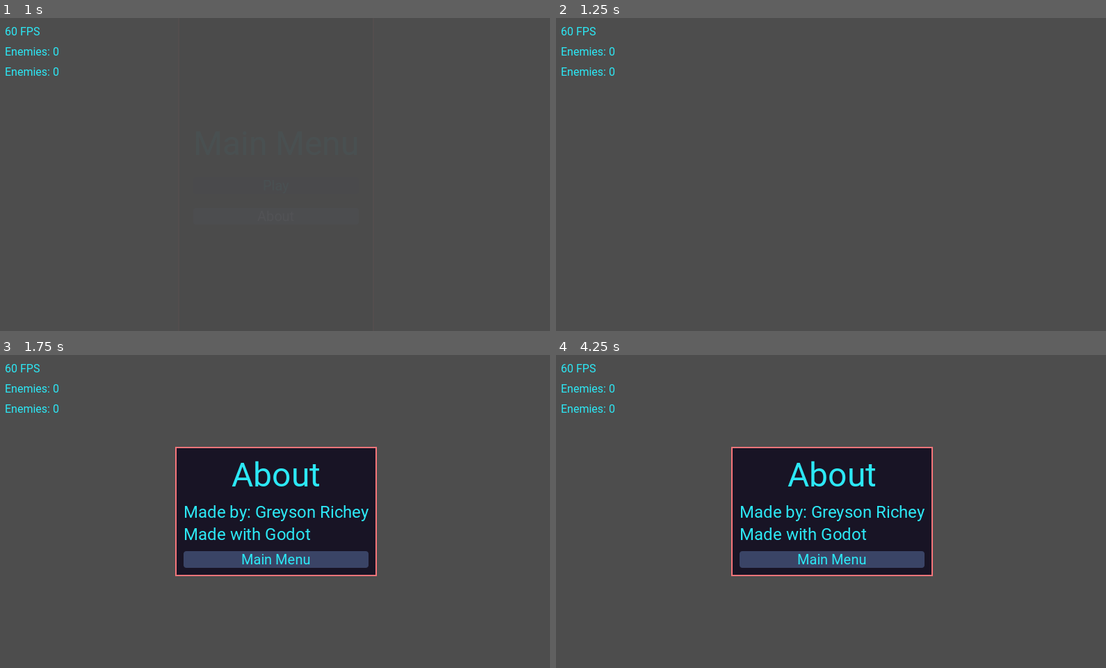
Above: before the commit, frames 1-4 (two rows, left to right).
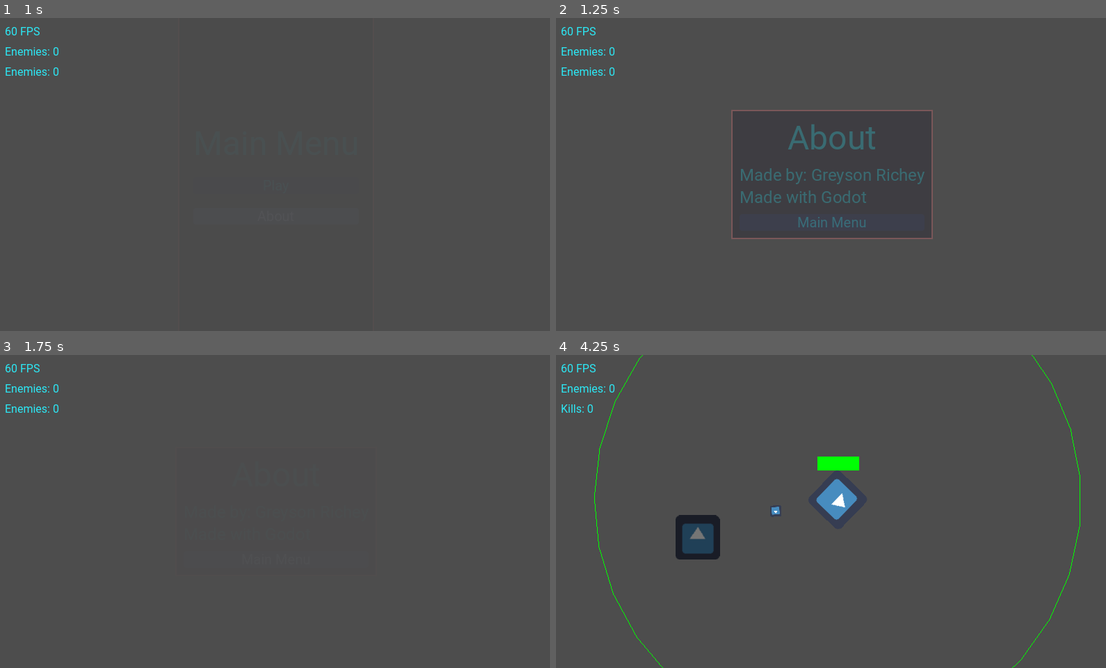
Above: after the commit, the same moments.

Repository: Bloodyaugust/ld-54
Game: Godot game, scene res://scenes/main.tscn
Same seed, same stepped clock (60 frames per second), same inputs: the game is played once before the commit and once after it. The engine's default icon, where the game draws it, is replaced by a stand-in: a white triangle on a blue panel in a dark square.
Inputs (mouse positions are in pixels of both pictures, inside the frame that each line leads up to):
- Up to frame 1 (1 s): click "About" at 0.5 s
- Up to frame 2 (1.25 s): no input
- Up to frame 3 (1.75 s): click (275, 558) at 1.25 s, where only the run after the commit has a clickable "Main Menu"
- Up to frame 4 (4.25 s): click (831, 524) at 2 s, where only the run after the commit has a clickable "Play"; tap Enter at 2.75 s; move the mouse to (952, 495) at 2.77 s; hold Right (ui_right) 2.78-3.5 s; click (952, 495) at 2.92 s; drag from (721, 527) to (803, 574) at 3.52 s

Frame 1 is identical in both runs. In frame 2, 1.5% of the frame differs, in the area x 31-69%, y 29-71%; in frame 3, 14%; in frame 4, 17%, in the area x 1-96%, y 0-100%.
Error after the commit: Trying to assign value of type 'Dictionary' to a variable of type 'Node2D'. (res://scripts/controllers/SpawnController.gd:30)

Commit message:
Begin implementation of better wave spawns

Diff:
--- a/autoloads/ViewController.gd
+++ b/autoloads/ViewController.gd
@@ -17,12 +17,12 @@
 
 var view_instances: Dictionary = {}
 
-var _last_transition_type: TRANSITION_TYPES = TRANSITION_TYPES.SLIDE
+var _last_transition_type: TRANSITION_TYPES = TRANSITION_TYPES.FADE
 
 func register_view(view: CLIENT_VIEWS, instance: Control) -> void:
   view_instances[view] = instance
 
-func set_client_view(view: CLIENT_VIEWS, transition: TRANSITION_TYPES = TRANSITION_TYPES.SLIDE) -> void:
+func set_client_view(view: CLIENT_VIEWS, transition: TRANSITION_TYPES = TRANSITION_TYPES.FADE) -> void:
   var _old_instance: CLIENT_VIEWS = Store.state.client_view
   var _view_tween: Tween = get_tree().create_tween().set_trans(Tween.TRANS_QUAD)
 
--- a/scripts/controllers/SpawnController.gd
+++ b/scripts/controllers/SpawnController.gd
@@ -1,15 +1,23 @@
 extends Node2D
 
-const ENEMY_SCENES: Array[PackedScene] = [
-  preload("res://actors/enemies/BasicKamikaze.tscn"),
-]
+const ENEMY_SCENES: Dictionary = {
+  0: [
+    {
+      "points": 1,
+      "scene": preload("res://actors/enemies/BasicKamikaze.tscn"),
+    },
+  ],
+}
+const POINTS_PER_WAVE: int = 10
 
 @export var spawn_interval: float
 
 @onready var _player_ship: Node2D = %Player.get_child(0)
 
 var _player_dead: bool = false
+var _points_remaining_in_wave: int = POINTS_PER_WAVE
 var _time_to_spawn: float = 0.0
+var _wave: int = 0
 
 func _on_player_ship_died() -> void:
   _player_dead = true
@@ -19,7 +27,8 @@
     _time_to_spawn -= delta
 
     if _time_to_spawn <= 0.0:
-      var _new_enemy: Node2D = ENEMY_SCENES.pick_random().instantiate()
+      var _new_enemy_dictionary: Node2D = ENEMY_SCENES[_wave].pick_random()
+      var _new_enemy: Node2D = _new_enemy_dictionary.scene.instantiate()
 
       _new_enemy.global_position = Vector2.from_angle(randf_range(-PI, PI)) * randf_range(500.0, 1000.0) + _player_ship.global_position
       $"../".add_child(_new_enemy)
